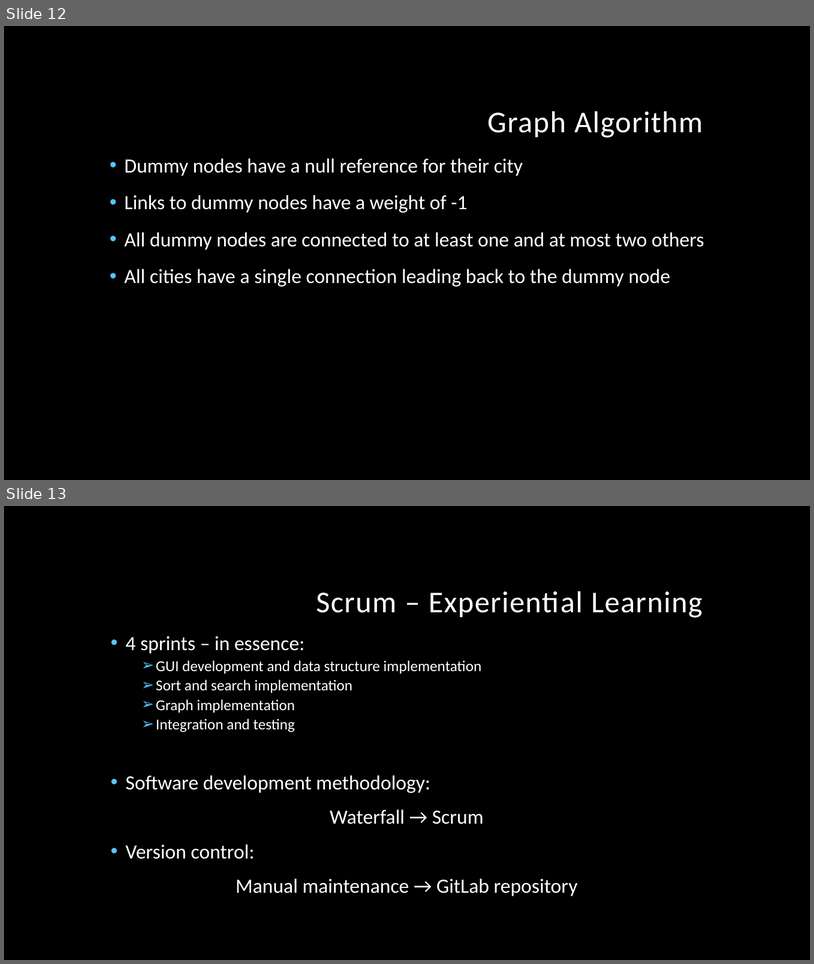
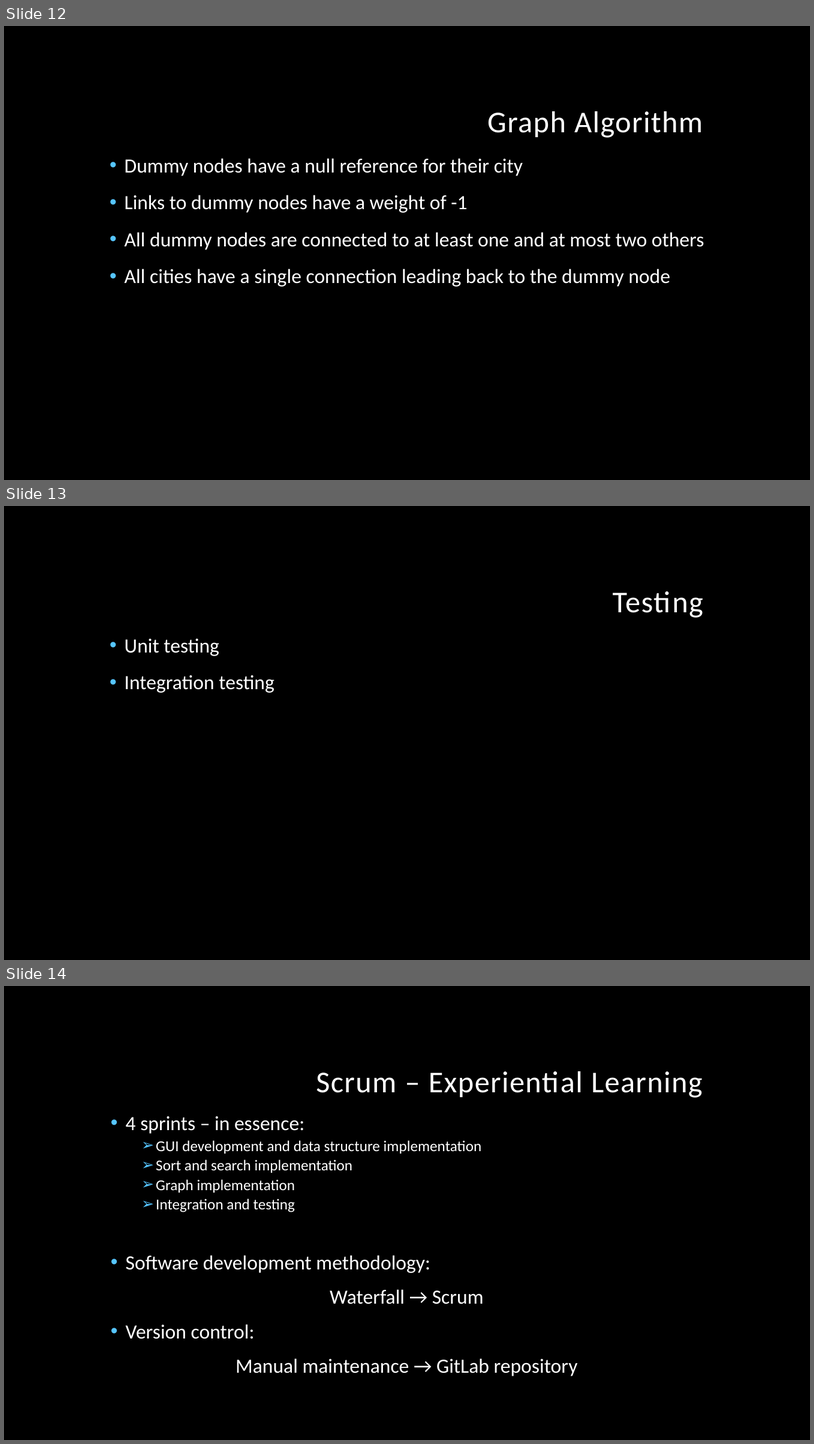
Before and after one commit to TasnimNoshin/Relocate, a slide deck: SupportingDocuments/ReLocate.pptx. Shown one above the other, each under a label of ours: slides 12 and 13 before the commit, slides 12, 13 and 14 after it. The pictures are 814x964 and 814x1444 pixels, drawn with LibreOffice and Linux fonts; fonts in the diff are those of the drawing; background and template pictures are left out. Boxes give left, top, right and bottom in pixels: in the first picture for what was removed or moved away, otherwise in the second. Text is boxed around its words. In the diff, an @@ line names an element or a change of style, - is before the commit and + after.

Commit message:
added the testing slides

```diff
--- a/SupportingDocuments/ReLocate.pptx
+++ b/SupportingDocuments/ReLocate.pptx
@@ slide 13 added at [4,506,810,960], background picture (left out) @@
@@ title added at [613,591,704,618], 36 pt, text #FFFFFF @@
+Testing
@@ text added at [125,638,275,693], 24 pt, text #FFFFFF @@
+• Unit testing
+• Integration testing
@@ what was slide 13 is now slide 14 @@
```
